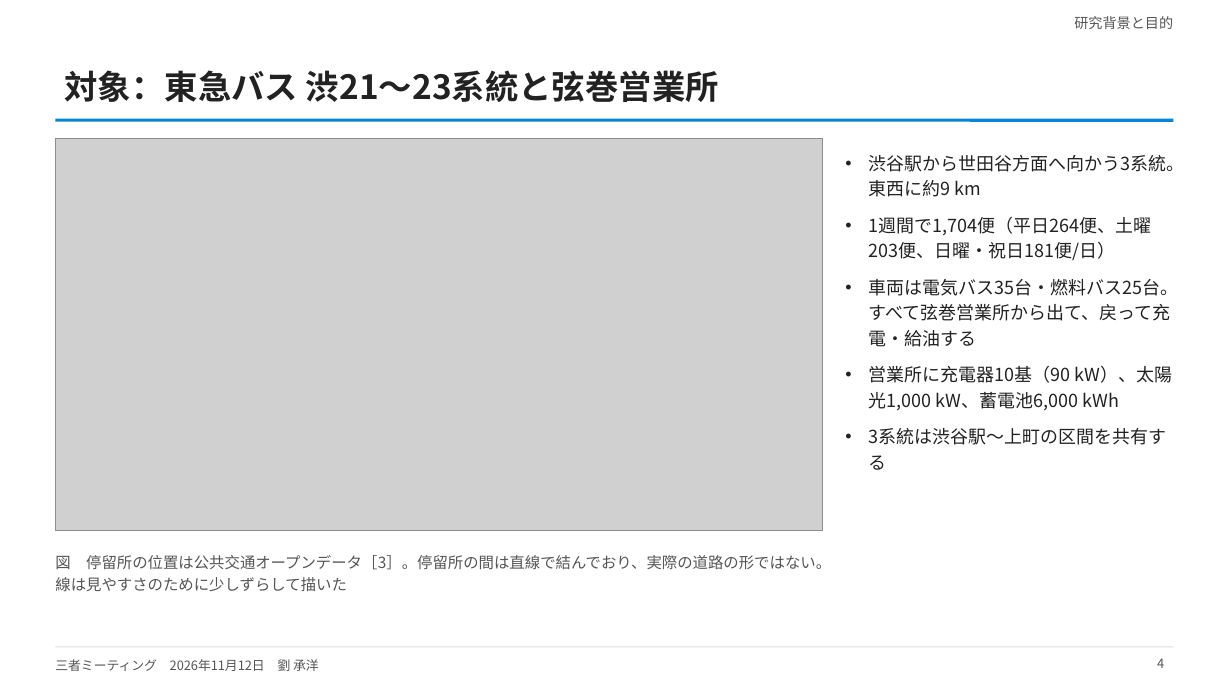
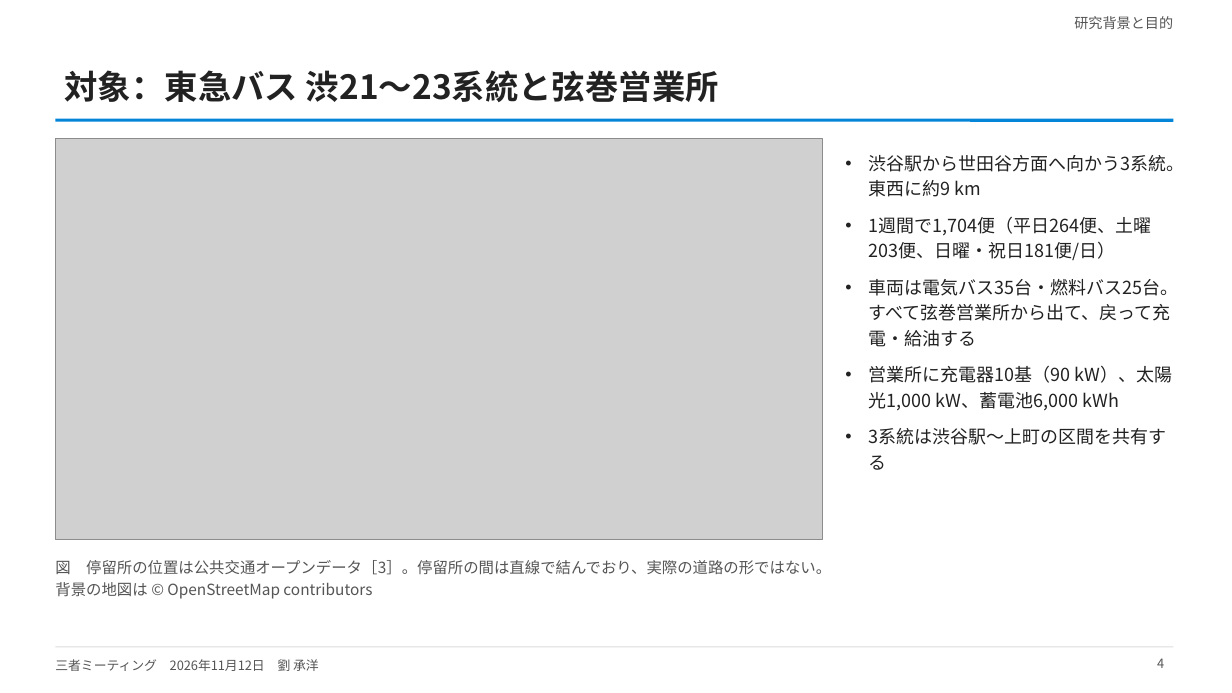
Before and after one commit to CYLIU2003/master-course, a slide deck: slide 4 of outcome/2026-11-12_three_party/three_party_20261112.pptx. Drawn at 1232x693 pixels with LibreOffice and Linux fonts; fonts in the diff are those of the drawing; grey boxes stand for pictures. Boxes give left, top, right and bottom in pixels: in the first picture for what was removed or moved away, otherwise in the second. Text is boxed around its words. In the diff, an @@ line names an element or a change of style, - is before the commit and + after.

```diff
--- a/outcome/2026-11-12_three_party/three_party_20261112.pptx
+++ b/outcome/2026-11-12_three_party/three_party_20261112.pptx
@@ picture: place and size @@
-picture at bbox=[55, 139, 823, 531]
+picture at bbox=[55, 139, 823, 539]
@@ text at bbox=[55, 560, 831, 599]: text changed @@
-図 停留所の位置は公共交通オープンデータ［3］。停留所の間は直線で結んでおり、実際の道路の形ではない。線は見やすさのために少しずらして描いた
+図 停留所の位置は公共交通オープンデータ［3］。停留所の間は直線で結んでおり、実際の道路の形ではない。背景の地図は © OpenStreetMap contributors
```
Also in this commit, not shown: 13 other files.
